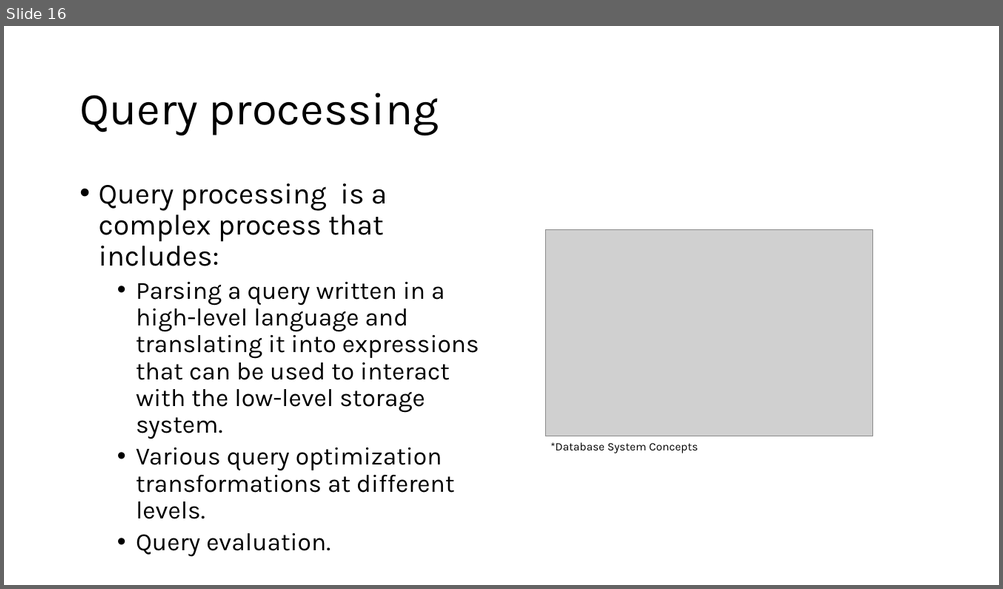
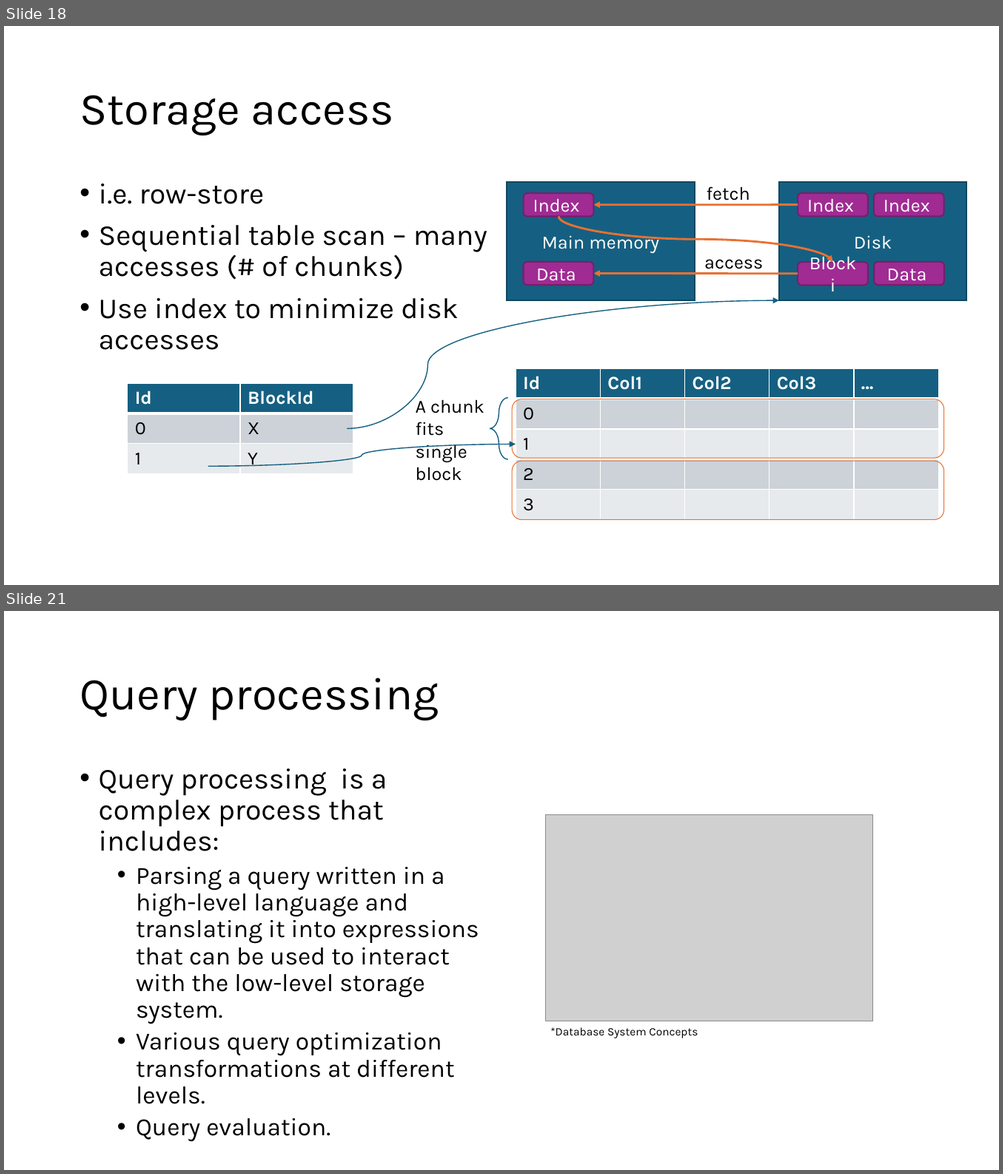
Before and after one commit to aregm/system-design-course, a slide deck: docs/Lecture 8.pptx. Shown one above the other, each under a label of ours: slide 16 before the commit, slides 18 and 21 after it; the slides between them are not shown. The pictures are 1003x589 and 1003x1174 pixels, drawn with LibreOffice and Linux fonts; fonts in the diff are those of the drawing; grey boxes stand for pictures. Boxes give left, top, right and bottom in pixels: in the first picture for what was removed or moved away, otherwise in the second. Text is boxed around its words. In the diff, an @@ line names an element or a change of style, - is before the commit and + after.

```diff
--- a/docs/Lecture 8.pptx
+++ b/docs/Lecture 8.pptx
@@ slide 18 added at bbox=[4, 26, 999, 585], background #FFFFFF @@
@@ title added at bbox=[79, 95, 394, 136], 44 pt, text #000000 @@
+Storage access
@@ text added at bbox=[99, 184, 487, 350], 28 pt, text #000000 @@
+• i.e. row-store
+• Sequential table scan – many accesses (# of chunks)
+• Use index to minimize disk accesses
@@ rectangle added at bbox=[507, 182, 695, 301], fill #156082, outline #104760 1.5 pt, 18 pt, text #FFFFFF @@
+Main memory
@@ rounded rectangle added at bbox=[523, 193, 594, 216], fill #A02B93, outline #76206D 1.5 pt, 18 pt, text #FFFFFF @@
+Index
@@ text added at bbox=[706, 187, 750, 205], 18 pt, text #000000 @@
+fetch
@@ rectangle added at bbox=[780, 182, 967, 301], fill #156082, outline #104760 1.5 pt, 18 pt, text #FFFFFF @@
+Disk
@@ rounded rectangle added at bbox=[798, 193, 868, 216], fill #A02B93, outline #76206D 1.5 pt, 18 pt, text #FFFFFF @@
+Index
@@ rounded rectangle added at bbox=[874, 193, 944, 216], fill #A02B93, outline #76206D 1.5 pt, 18 pt, text #FFFFFF @@
+Index
@@ curved arrow added from (558, 216) to (833, 263), #E97132 2 pt @@
@@ arrow added from (798, 205) to (594, 205), #E97132 2 pt @@
@@ rounded rectangle added at bbox=[523, 262, 594, 285], fill #A02B93, outline #76206D 1.5 pt, 18 pt, text #FFFFFF @@
+Data
@@ text added at bbox=[704, 259, 762, 274], 18 pt, text #000000 @@
+access
@@ rounded rectangle added at bbox=[798, 263, 868, 286], fill #A02B93, outline #76206D 1.5 pt, 18 pt, text #FFFFFF @@
+Block i
@@ rounded rectangle added at bbox=[874, 262, 944, 285], fill #A02B93, outline #76206D 1.5 pt, 18 pt, text #FFFFFF @@
+Data
@@ arrow added from (798, 274) to (594, 274), #E97132 2 pt @@
@@ curved arrow added from (347, 429) to (780, 301), #156082 1 pt @@
@@ table added at bbox=[516, 369, 937, 520], 5 rows, 5 columns @@
+Id | Col1 | Col2 | Col3 | …
+0 |  |  |  | 
+1 |  |  |  | 
+2 |  |  |  | 
+3 |  |  |  | 
@@ table added at bbox=[127, 383, 353, 474], 3 rows, 2 columns @@
+Id | BlockId
+0 | X
+1 | Y
@@ text added at bbox=[415, 400, 484, 481], 18 pt, text #000000 @@
+A chunk fits single block
@@ left brace added at bbox=[489, 398, 508, 460], outline #156082 1 pt @@
@@ rounded rectangle added at bbox=[512, 400, 944, 459], outline #E97132 0.75 pt @@
@@ curved arrow added from (208, 467) to (516, 445), #156082 1 pt @@
@@ rounded rectangle added at bbox=[512, 462, 944, 520], outline #E97132 0.75 pt @@
@@ what was slide 16 is now slide 21 @@
```
Also in this commit, not shown: 4 other slides added.
